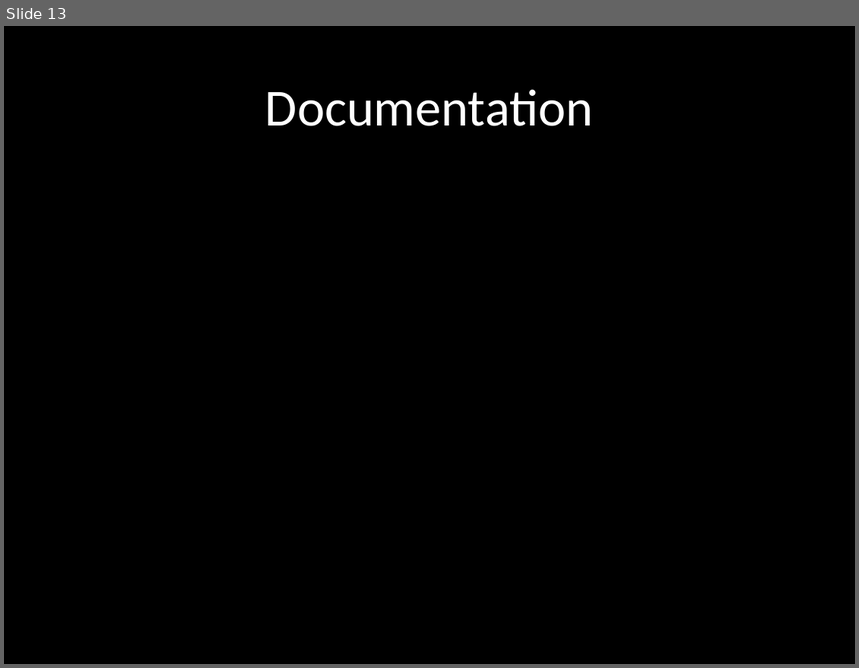
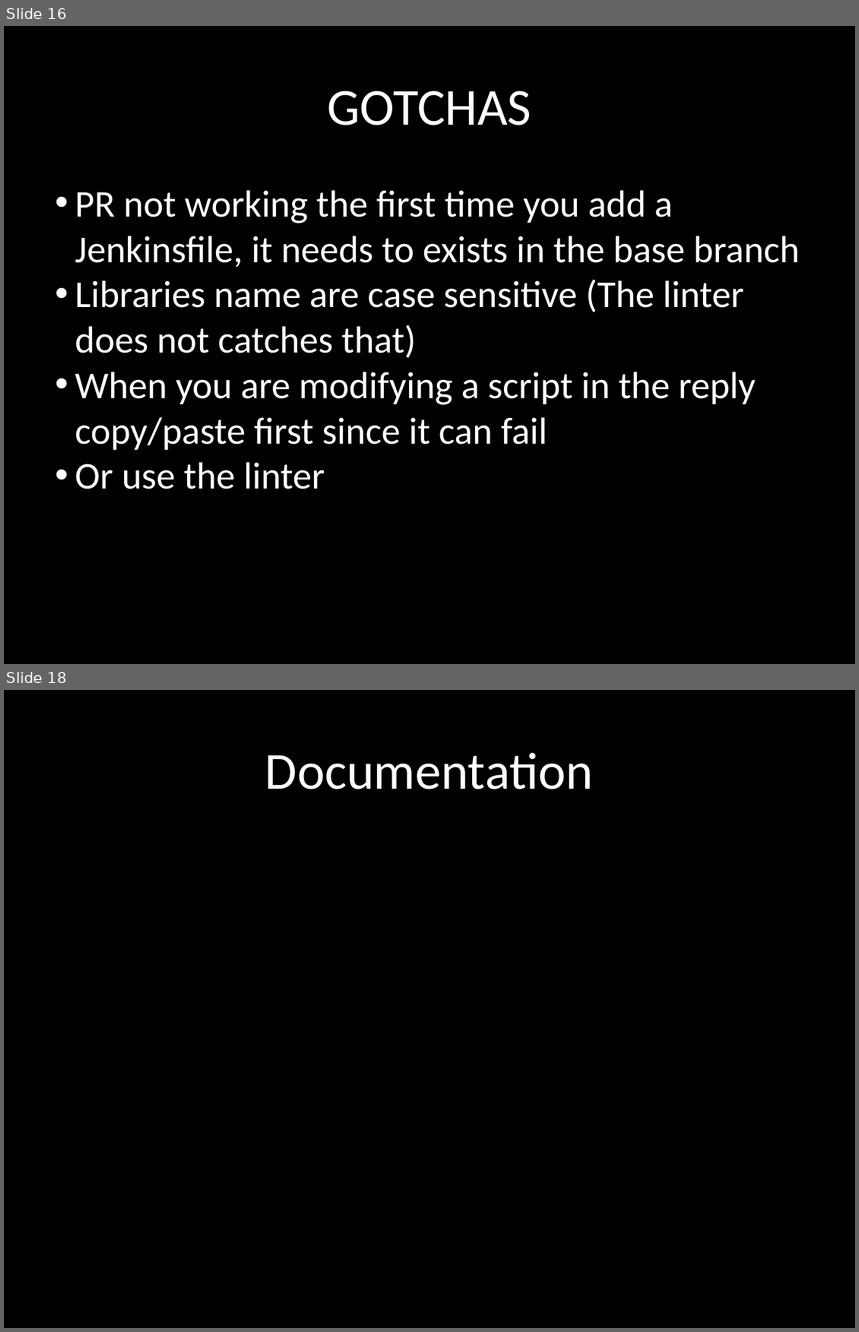
Before and after one commit to AnimalLogic/jenkins_pipeline, a slide deck: SharedPipelinePresentation.pptx. Shown one above the other, each under a label of ours: slide 13 before the commit, slides 16 and 18 after it; the slides between them are not shown. The pictures are 859x668 and 859x1332 pixels, drawn with LibreOffice and Linux fonts; fonts in the diff are those of the drawing. Boxes give left, top, right and bottom in pixels: in the first picture for what was removed or moved away, otherwise in the second. Text is boxed around its words. In the diff, an @@ line names an element or a change of style, - is before the commit and + after.

```diff
--- a/SharedPipelinePresentation.pptx
+++ b/SharedPipelinePresentation.pptx
@@ slide 16 added at bbox=[4, 26, 855, 664], background #000000 @@
@@ text added at bbox=[327, 91, 531, 126], 44 pt, text #FFFFFF @@
+GOTCHAS
@@ text added at bbox=[75, 190, 800, 490], 32 pt, text #FFFFFF @@
+• PR not working the first time you add a Jenkinsfile, it needs to exists in the base branch
+• Libraries name are case sensitive (The linter does not catches that)
+• When you are modifying a script in the reply copy/paste first since it can fail
+• Or use the linter
@@ what was slide 13 is now slide 18 @@
```
Also in this commit, not shown: 9 slides changed, 4 other slides added, 2 other files.
